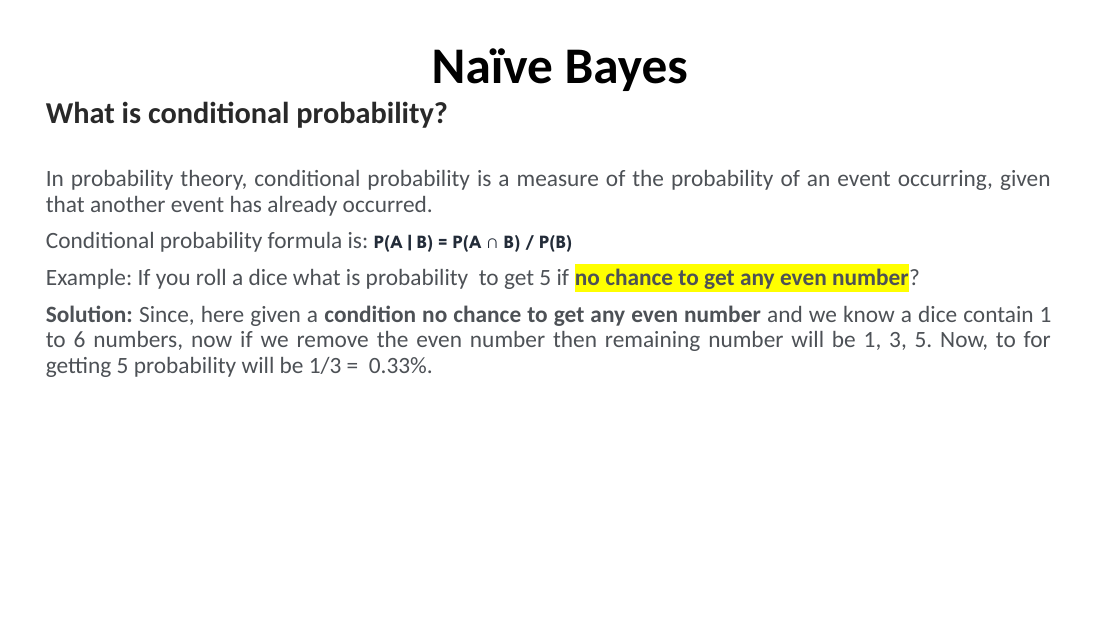
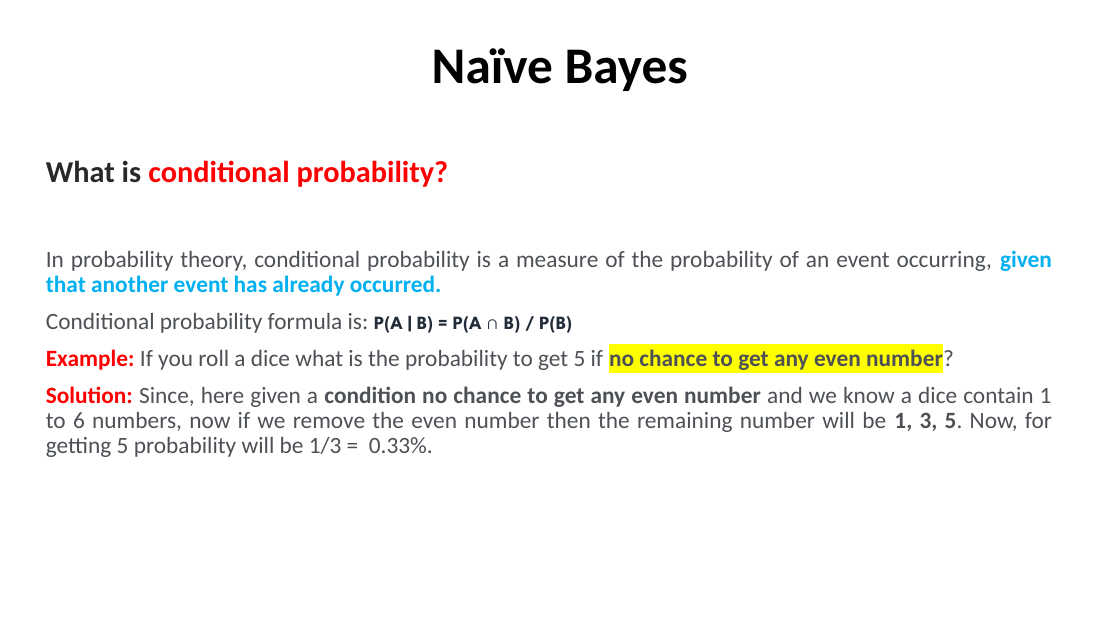
Before and after one commit to alaminbhuyan/ML_DL_AI_Files, a slide deck: slide 3 of ML Algorithm/Classification/Naive Bayes.pptx. Drawn at 1120x630 pixels with LibreOffice and Linux fonts; fonts in the diff are those of the drawing. Boxes give left, top, right and bottom in pixels: in the first picture for what was removed or moved away, otherwise in the second. Text is boxed around its words. In the diff, an @@ line names an element or a change of style, - is before the commit and + after.

Commit message:
change on Naive bayes

```diff
--- a/ML Algorithm/Classification/Naive Bayes.pptx
+++ b/ML Algorithm/Classification/Naive Bayes.pptx
@@ subtitle "What is conditional probability?": place and size @@
-subtitle "What is conditional probability?" at [46, 101, 448, 128]
+subtitle "What is conditional probability?" at [46, 160, 449, 187]
@@ subtitle "What is conditional probability?" at [46, 160, 449, 187]: text colour #292929 to #FF0000 in "conditional probability?" @@
@@ text "In probability theory, conditional probability ...": place and size @@
-text "In probability theory, conditional probability ..." at [46, 170, 1052, 377]
+text "In probability theory, conditional probability ..." at [46, 250, 1052, 457]
@@ text at [46, 250, 1052, 296]: text colour #4D5156 to #00B0F0, bold on in "given that another event has already occurred." @@
@@ text at [46, 346, 1052, 457]: text changed @@
-Example: If you roll a dice what is probability to get 5 if no chance to get any even number?
-Solution: Since, here given a condition no chance to get any even number and we know a dice contain 1 to 6 numbers, now if we remove the even number then remaining number will be 1, 3, 5. Now, to for getting 5 probability will be 1/3 = 0.33%.
+Example: If you roll a dice what is the probability to get 5 if no chance to get any even number?
+Solution: Since, here given a condition no chance to get any even number and we know a dice contain 1 to 6 numbers, now if we remove the even number then the remaining number will be 1, 3, 5. Now, for getting 5 probability will be 1/3 = 0.33%.
```
Also in this commit, not shown: 4 other slides changed.
